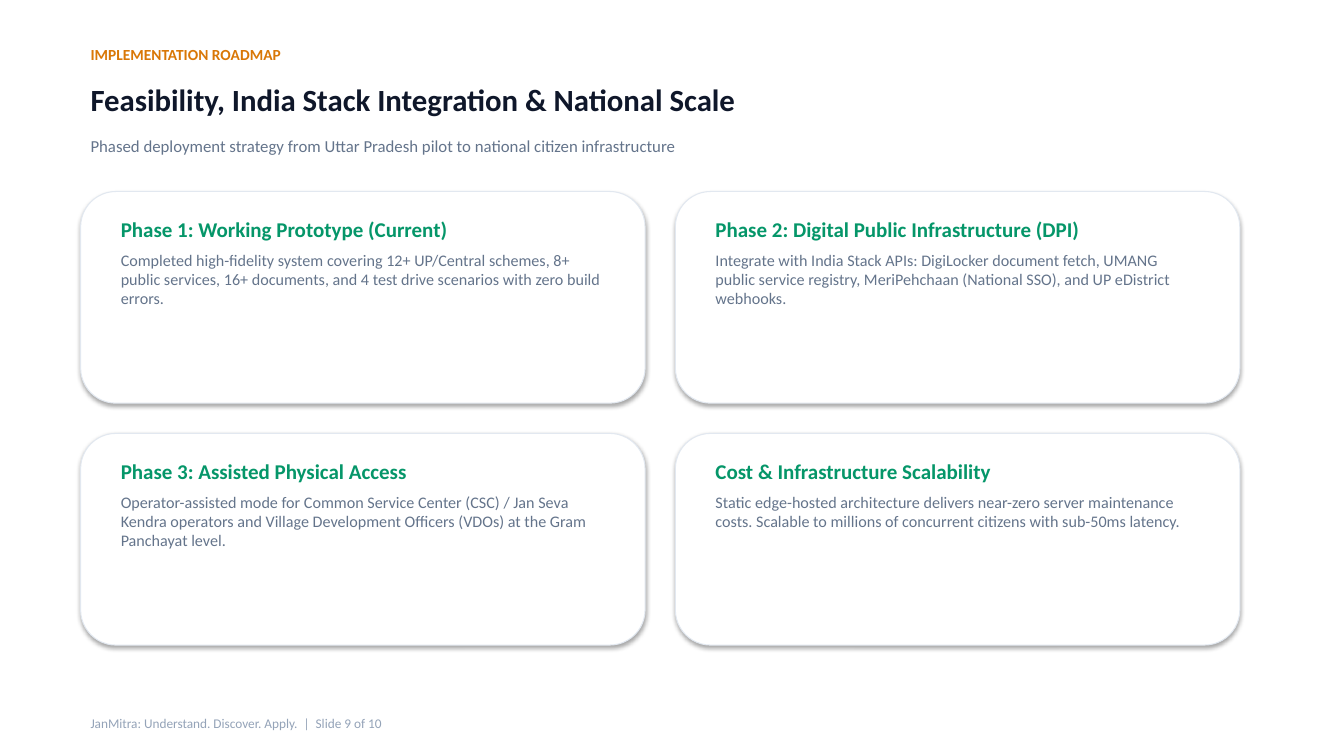
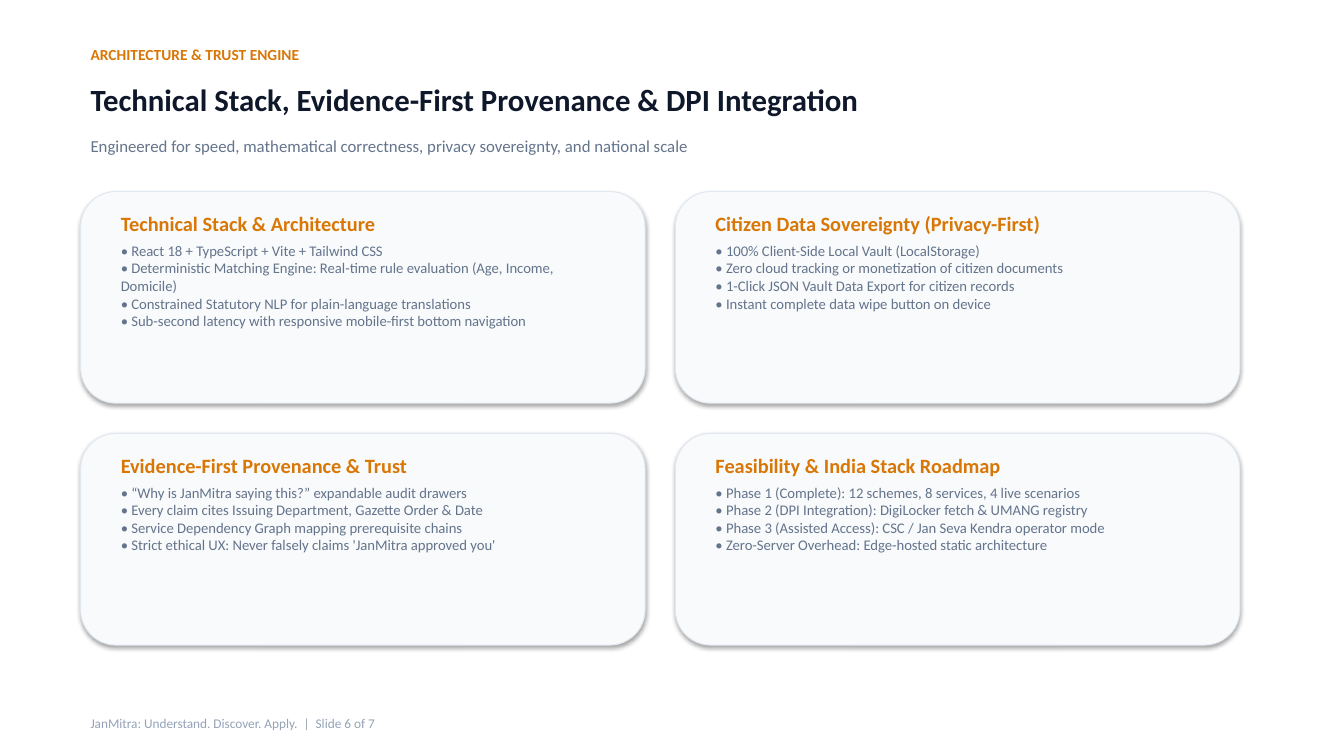
Before and after one commit to samenthamassey127-hue/JanMitra, a slide deck: slide 6 of JanMitra_Presentation.pptx (slide 9 before the commit). Drawn at 1344x756 pixels with LibreOffice and Linux fonts; fonts in the diff are those of the drawing. Boxes give left, top, right and bottom in pixels: in the first picture for what was removed or moved away, otherwise in the second. Text is boxed around its words. In the diff, an @@ line names an element or a change of style, - is before the commit and + after.

```diff
--- a/JanMitra_Presentation.pptx
+++ b/JanMitra_Presentation.pptx
@@ text at <box>91,50,299,60</box>: text changed @@
-IMPLEMENTATION ROADMAP
+ARCHITECTURE & TRUST ENGINE
@@ text at <box>91,89,858,117</box>: text changed @@
-Feasibility, India Stack Integration & National Scale
+Technical Stack, Evidence-First Provenance & DPI Integration
@@ text at <box>91,140,688,155</box>: text changed @@
-Phased deployment strategy from Uttar Pradesh pilot to national citizen infrastructure
+Engineered for speed, mathematical correctness, privacy sovereignty, and national scale
@@ text at <box>121,216,554,329</box>: text changed; size 11.5 to 10.5 pt @@
-Phase 1: Working Prototype (Current)
-Completed high-fidelity system covering 12+ UP/Central schemes, 8+ public services, 16+ documents, and 4 test drive scenarios with zero build errors.
+Technical Stack & Architecture
+• React 18 + TypeScript + Vite + Tailwind CSS
+• Deterministic Matching Engine: Real-time rule evaluation (Age, Income, Domicile)
+• Constrained Statutory NLP for plain-language translations
+• Sub-second latency with responsive mobile-first bottom navigation
@@ text at <box>715,216,1063,312</box>: text changed; size 11.5 to 10.5 pt @@
-Phase 2: Digital Public Infrastructure (DPI)
-Integrate with India Stack APIs: DigiLocker document fetch, UMANG public service registry, MeriPehchaan (National SSO), and UP eDistrict webhooks.
+Citizen Data Sovereignty (Privacy-First)
+• 100% Client-Side Local Vault (LocalStorage)
+• Zero cloud tracking or monetization of citizen documents
+• 1-Click JSON Vault Data Export for citizen records
+• Instant complete data wipe button on device
@@ fill #FFFFFF to #F8FAFC in 4 elements at <box>81,192,645,403</box>, <box>676,192,1240,403</box>, <box>81,434,645,645</box>, <box>676,434,1240,645</box> @@
@@ text at <box>121,458,495,553</box>: text changed; size 11.5 to 10.5 pt @@
-Phase 3: Assisted Physical Access
-Operator-assisted mode for Common Service Center (CSC) / Jan Seva Kendra operators and Village Development Officers (VDOs) at the Gram Panchayat level.
+Evidence-First Provenance & Trust
+• “Why is JanMitra saying this?” expandable audit drawers
+• Every claim cites Issuing Department, Gazette Order & Date
+• Service Dependency Graph mapping prerequisite chains
+• Strict ethical UX: Never falsely claims 'JanMitra approved you'
@@ text at <box>715,458,1104,553</box>: text changed; size 11.5 to 10.5 pt @@
-Cost & Infrastructure Scalability
-Static edge-hosted architecture delivers near-zero server maintenance costs. Scalable to millions of concurrent citizens with sub-50ms latency.
+Feasibility & India Stack Roadmap
+• Phase 1 (Complete): 12 schemes, 8 services, 4 live scenarios
+• Phase 2 (DPI Integration): DigiLocker fetch & UMANG registry
+• Phase 3 (Assisted Access): CSC / Jan Seva Kendra operator mode
+• Zero-Server Overhead: Edge-hosted static architecture
@@ text at <box>91,719,375,730</box>: text changed @@
-JanMitra: Understand. Discover. Apply. | Slide 9 of 10
+JanMitra: Understand. Discover. Apply. | Slide 6 of 7
```
Also in this commit, not shown: 6 other slides changed, 3 slides removed.
